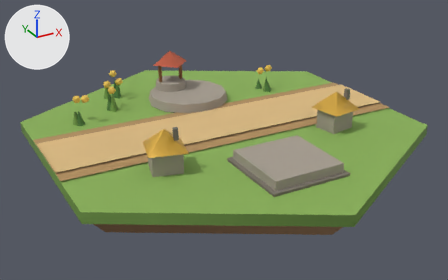
One commit to the glTF model assets/tiles/tile_royalVillage.glb: the scene before it, then after it.
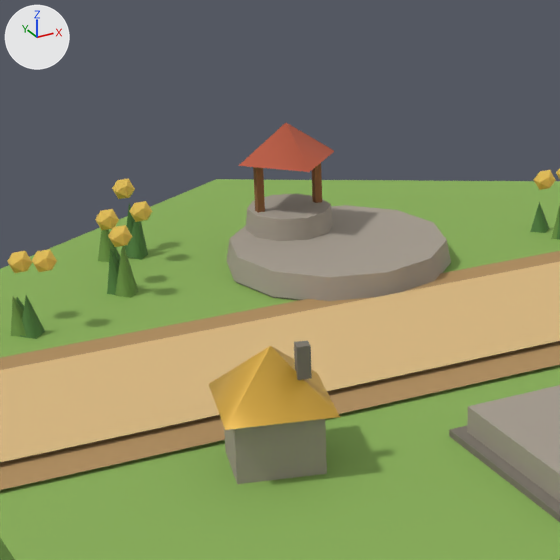
Old and new are each drawn whole from a 50 mm camera at (-1.358, -2.483, 1.153) aimed at (-0.019, -0.048, -0.065) and again close up on the part from 16% to 59% of the width and 3% to 73% of the height. Lighting does not change. The marker at upper left points along +X, +Y and +Z. The first two pictures are the older version. Where no turn or scale is listed for an object, it has been applied to the vertices.

The first close-up shows 'building_pad_apron', 'building_pad_plate', 'grass_tuft.006', 'house_chimney', 'house_roof', 'house_wall', 'road_surface_0', 'road_verge_0', 'tower_slot_1_plate', 'turf', 'well_post', 'well_post.001', 'well_ring', 'well_roof' and 19 more.
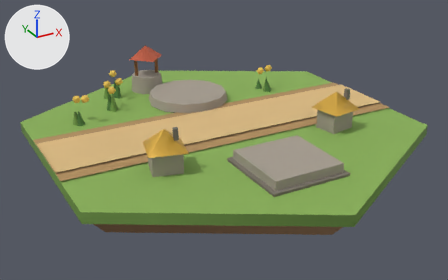
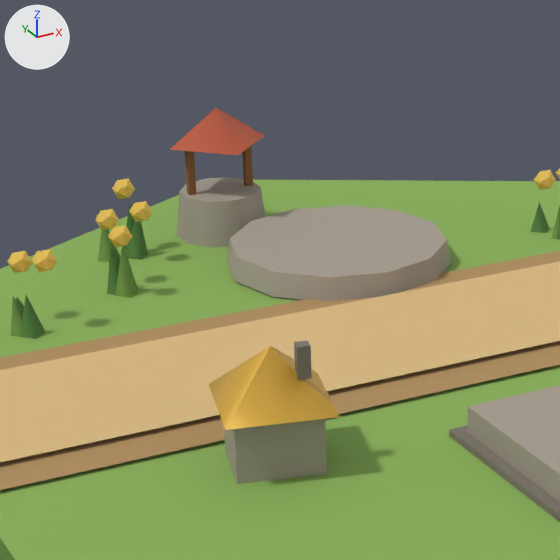
Where the change shows, as pixel boxes (x1, y1, x2, y2) in the close-ups (560 x 560 px):
'well_ring', moved: before (246, 194, 333, 241); after (177, 177, 266, 248)
'well_roof', moved: before (239, 123, 334, 172); after (170, 108, 265, 155)
'well_post', moved: before (253, 167, 265, 213); after (185, 151, 196, 195)
'well_post.001', moved: before (312, 163, 322, 203); after (242, 146, 253, 186)

The change, as a diff of the scene's bpy script:
```diff
--- a/assets/tiles/tile_royalVillage.glb.py
+++ b/assets/tiles/tile_royalVillage.glb.py
@@ ob_well_ring @@
 ob_well_ring = bpy.data.objects.new('well_ring', me_mesh_14)
-ob_well_ring.location = (-0.05, 0.5, 0.045)
+ob_well_ring.location = (-0.124, 0.663, 0.045)
@@ ob_well_roof @@
 ob_well_roof = bpy.data.objects.new('well_roof', me_mesh_15)
-ob_well_roof.location = (-0.05, 0.5, 0.22)
+ob_well_roof.location = (-0.124, 0.663, 0.22)
@@ ob_well_post @@
 ob_well_post = bpy.data.objects.new('well_post', me_mesh_16)
-ob_well_post.location = (-0.11, 0.5, 0.11)
+ob_well_post.location = (-0.184, 0.663, 0.11)
@@ ob_well_post_001 @@
 ob_well_post_001 = bpy.data.objects.new('well_post.001', me_mesh_17)
-ob_well_post_001.location = (0.01, 0.5, 0.11)
+ob_well_post_001.location = (-0.064, 0.663, 0.11)
```
